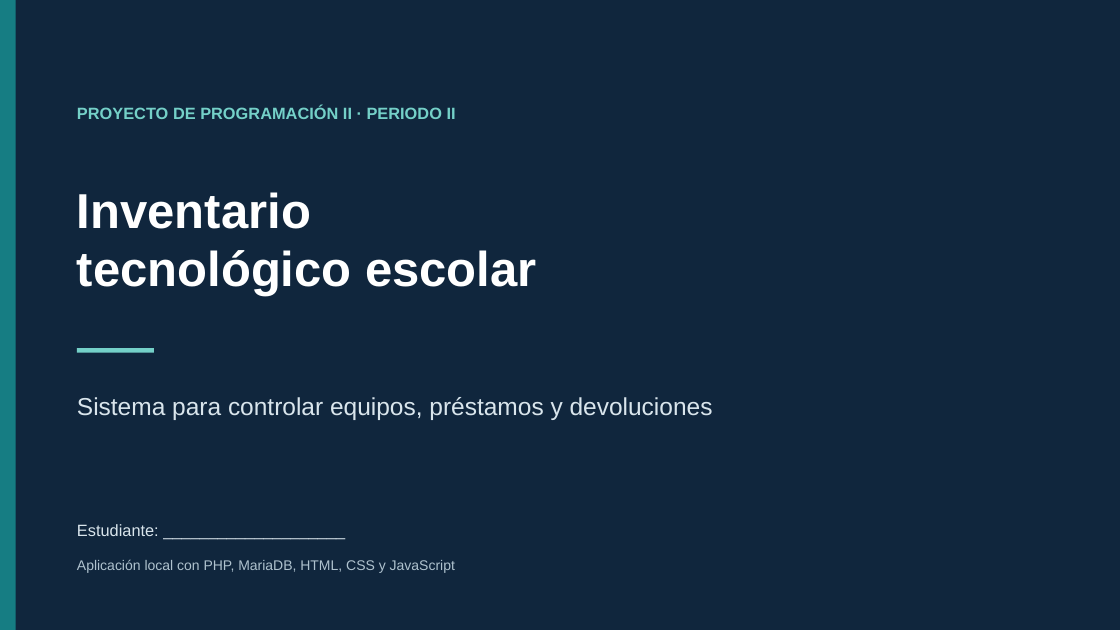
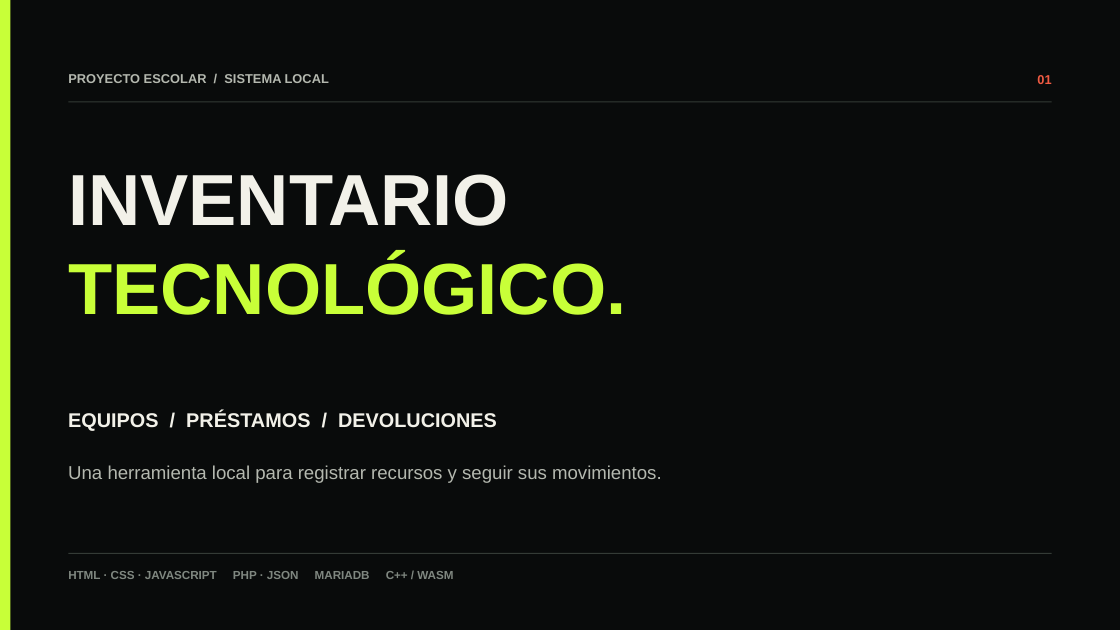
Before and after one commit to EvanSoyYo/inventario-colegio, a slide deck: slide 1 of docs/presentacion-inventario-escolar.pptx. Drawn at 1120x630 pixels with LibreOffice and Linux fonts; fonts in the diff are those of the drawing. Boxes give left, top, right and bottom in pixels: in the first picture for what was removed or moved away, otherwise in the second. Text is boxed around its words. In the diff, an @@ line names an element or a change of style, - is before the commit and + after.

```diff
--- a/docs/presentacion-inventario-escolar.pptx
+++ b/docs/presentacion-inventario-escolar.pptx
@@ background #10263D to #090B0B @@
@@ rectangle: place and size @@
-rectangle at (0, 0, 16, 630)
+rectangle at (0, 0, 10, 630)
@@ rectangle at (0, 0, 10, 630): fill #167D83 to #C8FF38 @@
@@ text at (68, 74, 329, 83): text changed; size 14 to 11 pt; text colour #74D0C8 to #B4B8AF @@
-PROYECTO DE PROGRAMACIÓN II · PERIODO II
+PROYECTO ESCOLAR / SISTEMA LOCAL
@@ text added at (1037, 75, 1051, 84), 11 pt, text #F05B43, bold @@
+01
@@ rectangle added at (68, 102, 1052, 103), fill #343B36 @@
@@ text at (68, 174, 508, 226): text changed; size 42 to 62 pt; text colour #FFFFFF to #F2F1E9 @@
-Inventario
-tecnológico escolar
+INVENTARIO
@@ text added at (68, 257, 626, 315), 62 pt, text #C8FF38, bold @@
+TECNOLÓGICO.
@@ rectangle removed at (77, 349, 155, 353) @@
@@ text at (68, 412, 497, 431): text changed; size 21 to 17 pt; text colour #D9E5EC to #F2F1E9; bold on @@
-Sistema para controlar equipos, préstamos y devoluciones
+EQUIPOS / PRÉSTAMOS / DEVOLUCIONES
@@ text added at (68, 465, 662, 483), 16 pt, text #B4B8AF @@
+Una herramienta local para registrar recursos y seguir sus movimientos.
@@ text removed at (77, 524, 159, 536) @@
-Estudiante: ____________________
@@ rectangle added at (68, 553, 1052, 554), fill #343B36 @@
@@ text removed at (77, 560, 455, 573) @@
-Aplicación local con PHP, MariaDB, HTML, CSS y JavaScript
@@ text added at (68, 571, 453, 579), 10 pt, text #7F8780, bold @@
+HTML · CSS · JAVASCRIPT PHP · JSON MARIADB C++ / WASM
```
Also in this commit, not shown: 1 other slide changed, 6 slides added, 6 slides removed, 3 other files.
